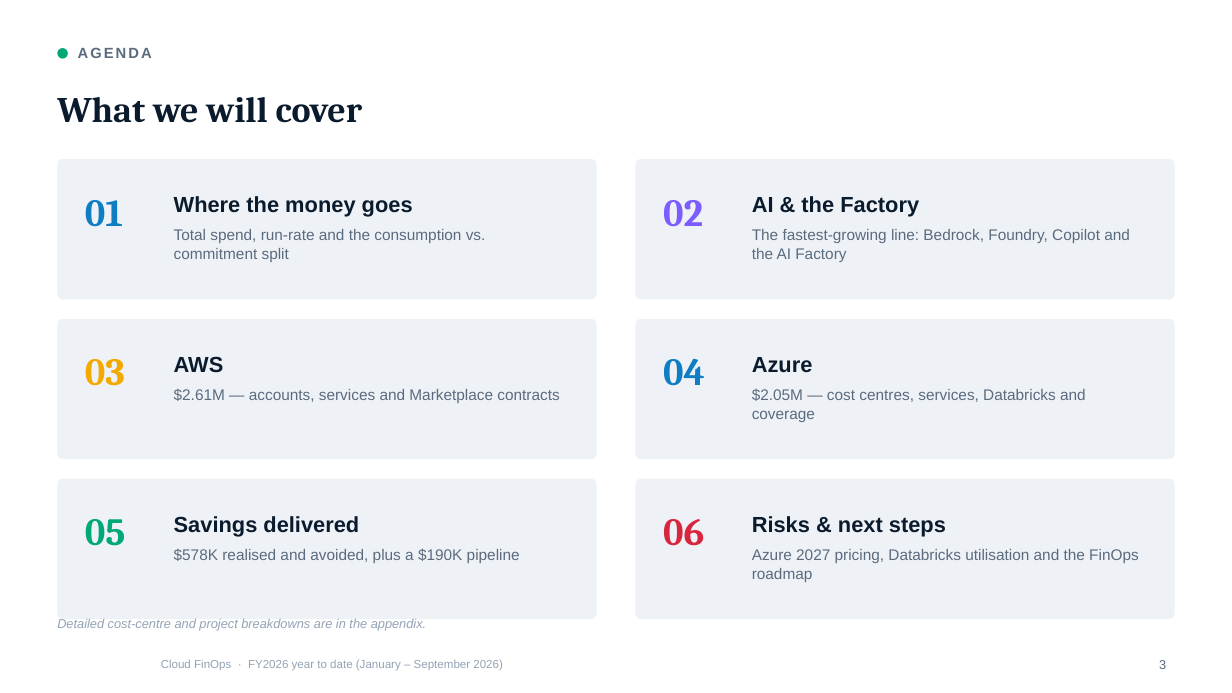
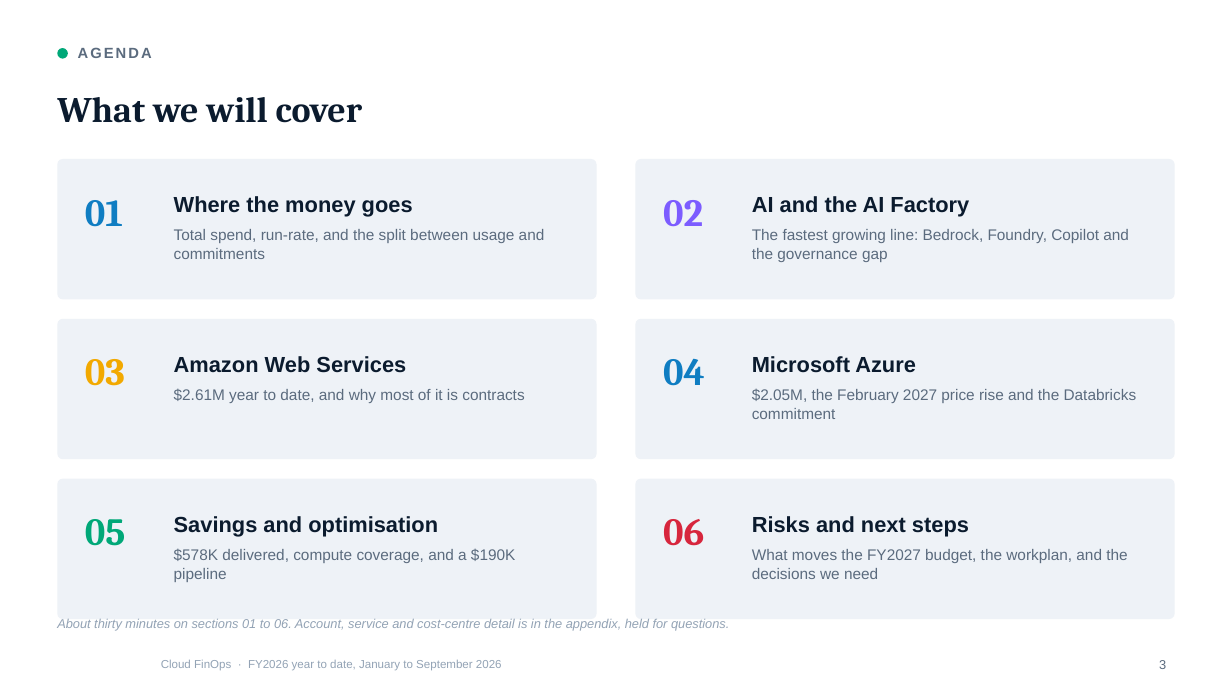
Before and after one commit to arielga5-code/Finops, a slide deck: slide 3 of presentations/Cloud_FinOps_Harel_September_2026_CIO_Redesign_v2.pptx. Drawn at 1232x693 pixels with LibreOffice and Linux fonts; fonts in the diff are those of the drawing; background and template pictures are left out. Boxes give left, top, right and bottom in pixels: in the first picture for what was removed or moved away, otherwise in the second. Text is boxed around its words. In the diff, an @@ line names an element or a change of style, - is before the commit and + after.

```diff
--- a/presentations/Cloud_FinOps_Harel_September_2026_CIO_Redesign_v2.pptx
+++ b/presentations/Cloud_FinOps_Harel_September_2026_CIO_Redesign_v2.pptx
@@ text at (752, 196, 969, 217): text changed @@
-AI & the Factory
+AI and the AI Factory
@@ text at (174, 229, 545, 259): text changed @@
-Total spend, run-rate and the consumption vs. commitment split
+Total spend, run-rate, and the split between usage and commitments
@@ text at (752, 229, 1129, 262): text changed @@
-The fastest-growing line: Bedrock, Foundry, Copilot and the AI Factory
+The fastest growing line: Bedrock, Foundry, Copilot and the governance gap
@@ text at (174, 356, 406, 373): text changed @@
-AWS
+Amazon Web Services
@@ text at (752, 356, 916, 373): text changed @@
-Azure
+Microsoft Azure
@@ text at (174, 389, 524, 403): text changed @@
-$2.61M — accounts, services and Marketplace contracts
+$2.61M year to date, and why most of it is contracts
@@ text at (752, 389, 1137, 419): text changed @@
-$2.05M — cost centres, services, Databricks and coverage
+$2.05M, the February 2027 price rise and the Databricks commitment
@@ text at (174, 516, 438, 537): text changed @@
-Savings delivered
+Savings and optimisation
@@ text at (752, 516, 969, 537): text changed @@
-Risks & next steps
+Risks and next steps
@@ text at (174, 549, 515, 582): text changed @@
-$578K realised and avoided, plus a $190K pipeline
+$578K delivered, compute coverage, and a $190K pipeline
@@ text at (752, 549, 1127, 579): text changed @@
-Azure 2027 pricing, Databricks utilisation and the FinOps roadmap
+What moves the FY2027 budget, the workplan, and the decisions we need
@@ text at (57, 618, 729, 631): text changed @@
-Detailed cost-centre and project breakdowns are in the appendix.
+About thirty minutes on sections 01 to 06. Account, service and cost-centre detail is in the appendix, held for questions.
@@ text at (161, 660, 502, 671): text changed @@
-Cloud FinOps · FY2026 year to date (January – September 2026)
+Cloud FinOps · FY2026 year to date, January to September 2026
```
Also in this commit, not shown: 39 other slides changed, 1 slide added, 1 slide removed, 11 other files.
